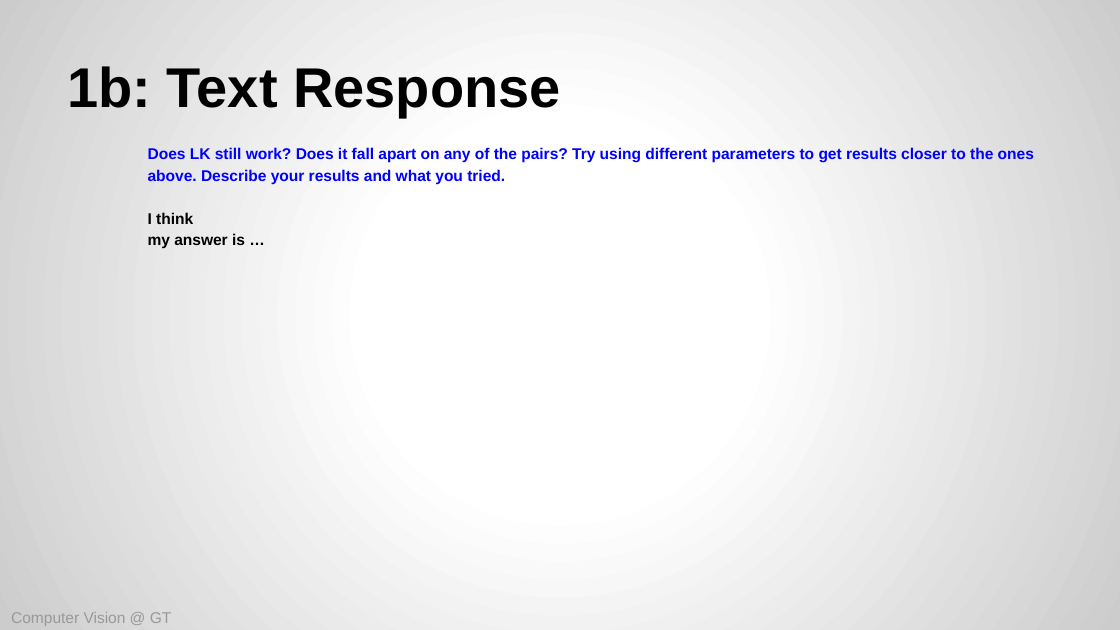
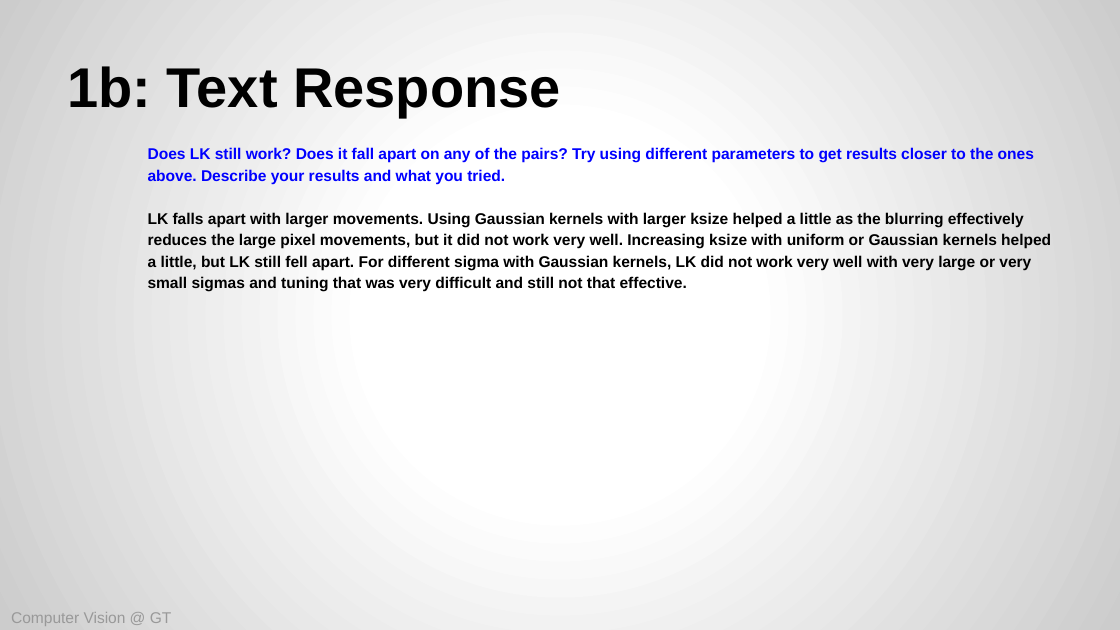
Before and after one commit to parinapatel/CV, a slide deck: slide 7 of ps04/CS6476-PS4 Template.pptx (slide 8 before the commit). Drawn at 1120x630 pixels with LibreOffice and Linux fonts; fonts in the diff are those of the drawing. Boxes give left, top, right and bottom in pixels: in the first picture for what was removed or moved away, otherwise in the second. Text is boxed around its words. In the diff, an @@ line names an element or a change of style, - is before the commit and + after.

```diff
--- a/ps04/CS6476-PS4 Template.pptx
+++ b/ps04/CS6476-PS4 Template.pptx
@@ text at (148,212,1051,292): text changed @@
-I think
-my answer is …
+LK falls apart with larger movements. Using Gaussian kernels with larger ksize helped a little as the blurring effectively reduces the large pixel movements, but it did not work very well. Increasing ksize with uniform or Gaussian kernels helped a little, but LK still fell apart. For different sigma with Gaussian kernels, LK did not work very well with very large or very small sigmas and tuning that was very difficult and still not that effective.
```
Also in this commit, not shown: 21 other slides changed, 1 slide removed, 7 other files.
